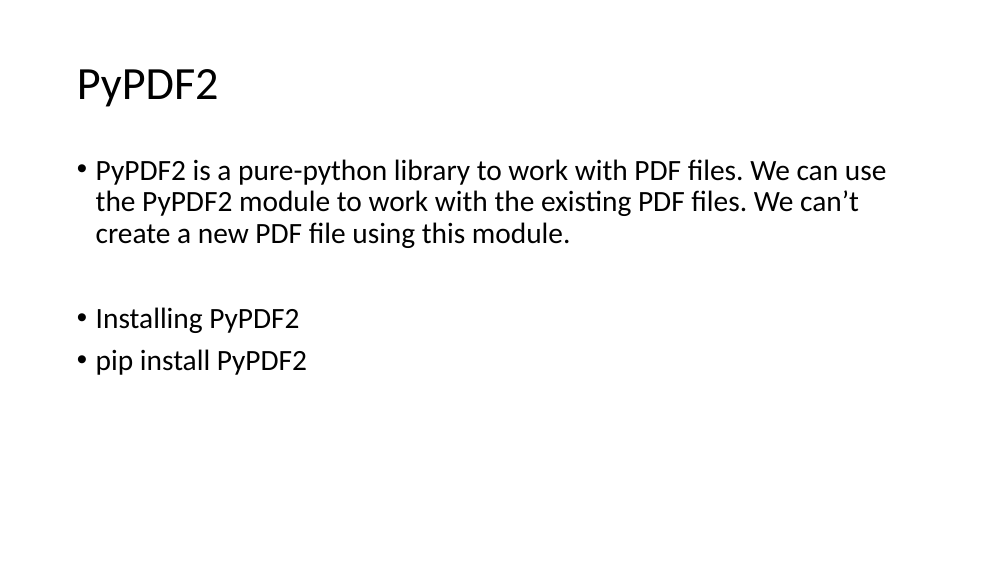
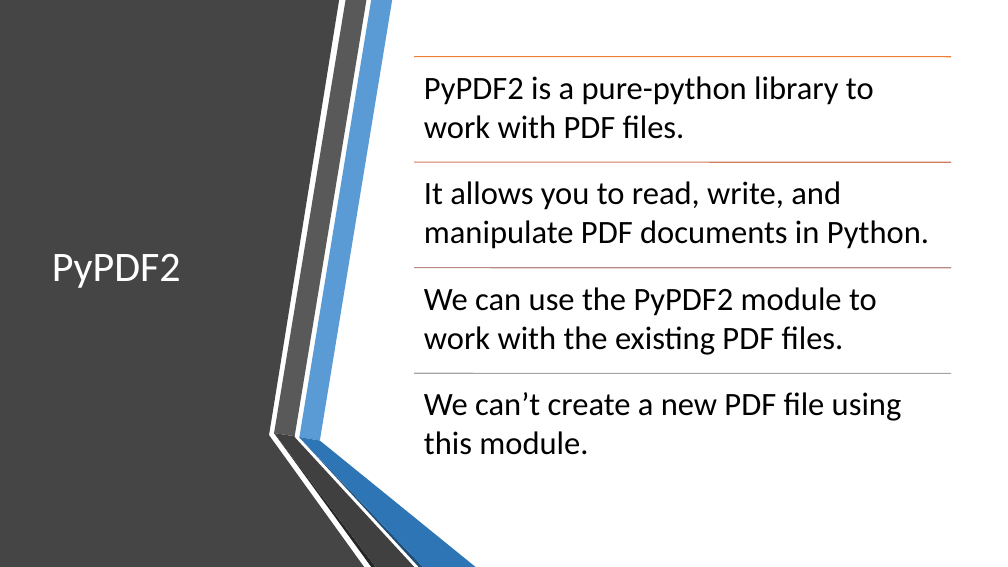
Before and after one commit to Daudsarfraz/CS4048-Data-Scienc, a slide deck: slide 2 of Slides/06_pypdf2.pptx. Drawn at 1008x567 pixels with LibreOffice and Linux fonts; fonts in the diff are those of the drawing. Boxes give left, top, right and bottom in pixels: in the first picture for what was removed or moved away, otherwise in the second. Text is boxed around its words. In the diff, an @@ line names an element or a change of style, - is before the commit and + after.

```diff
--- a/Slides/06_pypdf2.pptx
+++ b/Slides/06_pypdf2.pptx
@@ freeform shape added at <box>0,0,364,567</box>, fill #454545 @@
@@ title "PyPDF2": place and size @@
-title "PyPDF2" at <box>77,69,219,107</box>
+title "PyPDF2" at <box>52,253,181,288</box>
@@ title "PyPDF2" at <box>52,253,181,288</box>: size 44 to 40 pt, text colour #000000 to #FFFFFF @@
@@ text removed at <box>96,159,887,375</box> @@
-• PyPDF2 is a pure-python library to work with PDF files. We can use the PyPDF2 module to work with the existing PDF files. We can’t create a new PDF file using this module.
-• Installing PyPDF2
-• pip install PyPDF2
@@ group added at <box>414,57,951,455</box>: 4 lines, 4 texts @@
+PyPDF2 is a pure-python library to work with PDF files.
+It allows you to read, write, and manipulate PDF documents in Python.
+We can use the PyPDF2 module to work with the existing PDF files.
+We can’t create a new PDF file using this module.
@@ group added at <box>274,0,476,567</box>: 6 freeform shapes @@
```
Also in this commit, not shown: 3 other slides changed, 1 slide added, 9 other files.
